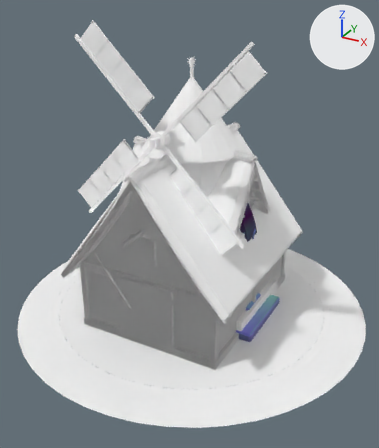
A saved change to the glTF model apps/client/public/assets-dev/outposts/arcadia/arcadia.glb.
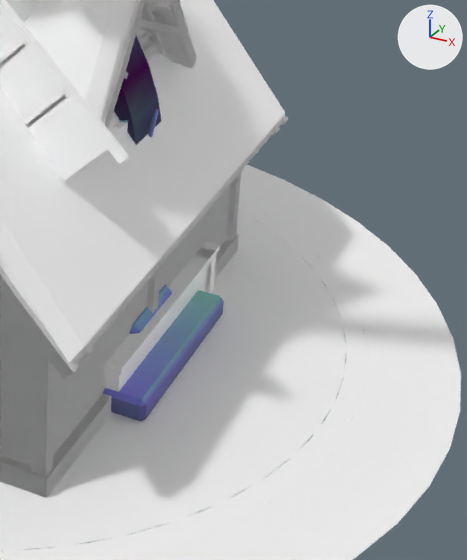
Each version is shown whole from a 50 mm lens placed at (13.4, -24.6, 17.4), pointed at (0.1, -0.4, 5.3), then close up on the part from 52% to 97% of the width and 42% to 88% of the height. The axes (+X, +Y, +Z) are drawn at upper right. The lights are the same throughout. The first two pictures are the older version. Where no turn or scale is listed for an object, it has been applied to the vertices. Vertices at exactly the same position are counted once.

The older version as bpy lines, for what is in view:
```python
me_a_barn__l1 = bpy.data.meshes.new('a_barn__L1')
me_a_barn__l1.from_pydata(...)  # 1256 vertices, 2187 faces; spans x -4.98..4.98, y -6.33..6.33, z -5.6..5.6
me_a_barn__l1.materials.append(mat_town_opaque)
me_a_gate = bpy.data.meshes.new('a_gate')
me_a_gate.from_pydata(...)  # 1894 vertices, 3616 faces; spans x -4.91..4.91, y -2.64..2.64, z -4.91..4.91
me_a_gate.materials.append(mat_town_opaque)
me_a_pad = bpy.data.meshes.new('a_pad')
me_a_pad.from_pydata(...)  # 625 vertices, 976 faces; spans x -10.4..10.4, y -10.4..10.4, z -0.3..0.3
me_a_pad.materials.append(mat_town_opaque)
ob_a_barn__l1 = bpy.data.objects.new('a_barn__L1', me_a_barn__l1)
ob_a_barn__l1.location = (0.0, -0.47, 4.4)
ob_a_gate = bpy.data.objects.new('a_gate', me_a_gate)
ob_a_gate.location = (0.0, -0.33, 4.91)
ob_a_pad = bpy.data.objects.new('a_pad', me_a_pad)
ob_a_pad.location = (0.0, 0.0, -0.28)
# also in view: 'a_fold' at (0.0, 0.6, 0.7); 'a_windmill' at (0.0, 0.3, 7.4); 'a_cottage__L1' at (0.0, -0.2, 4.5)
```
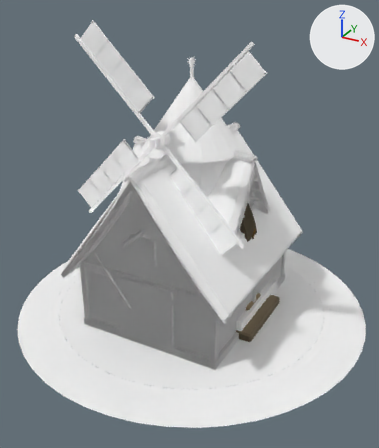
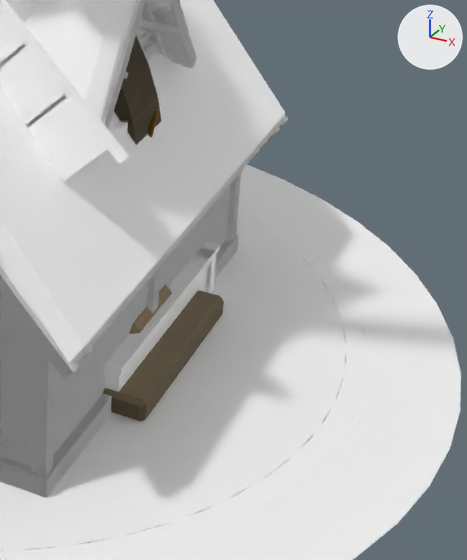
Edits to the bpy script that builds the scene:
```text
Change me_a_gate:
    where me_a_gate.from_pydata(...)  # 1894 vertices, 3616 faces; spans x -4.91..4.91, y -2.64..2.64, z -4.91..4.91
    used by ob_a_gate; location = (0.0, -0.33, 4.91)
    me_a_gate part 1: 977 faces centred in x -4.91..4.91, y -2.64..2.64, z -4.87..4.75 are repainted in the vertex colours; the middle colour goes from blue #a09cd5 to brown #9b7d42
    me_a_gate part 2: 1645 faces centred in x -4.87..4.13, y -2.62..1.29, z -4.44..4.9 are repainted in the vertex colours; the middle colour goes from blue #bcbcfd to cyan #71d6e4
    me_a_gate part 3: 994 faces centred in x -4.87..4.87, y -1.94..2.61, z -4.91..4.17 are repainted in the vertex colours; the middle colour goes from blue #636688 to brown #604b42
```

Where the change shows, as pixel boxes [x1, y1, x2, y2] in the close-ups (467 x 560 px):
part 1 of me_a_gate, recoloured: [106, 109, 224, 421] in both
part 2 of me_a_gate, recoloured: [103, 121, 219, 406] in both
part 3 of me_a_gate, recoloured: [114, 36, 161, 421] in both
